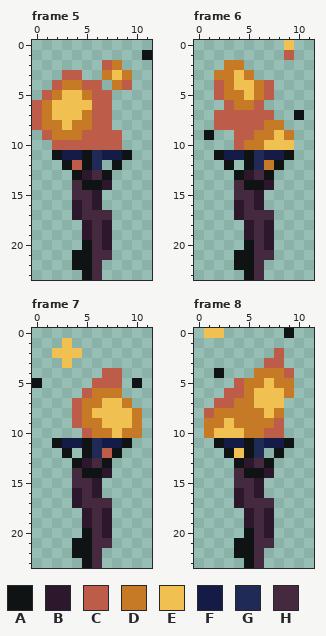
One commit to this pixel-art file: Assets/Sprites/Misc/torch-lamp.ase. This is how it looked before the edit.
12x24 pixels, 12 frames. Shown: frame 5, frame 6, frame 7, frame 8. The commit also changed other frames, which this record leaves out.
Visible layers, top first: "Torch", "Layer 7", "Layer 5", "Layer 4", "Layer 6", "Layer 3", "Layer 8".
Palette (. is transparent): A #0f1314  B #2d172c  C #bd5d49  D #c77a25  E #f0c151  F #151b47  G #1f2a56  H #45293f
Pixels before, frame 5, first column x 0:
 1 ...........A
 2 .......CD...
 3 ...CC..DED..
 4 ..CDDCC.DC..
 5 .CDEEDCC....
 6 CDEEEECC....
 7 CDEEEDCC....
 8 CDDEDDCC....
 9 .CDDDCCCC...
10 ..CCCCCCC...
11 ..AFFAGFFA..
12 ...ACAG.A...
13 ....ABHA....
14 ....HAAB....
15 ....HHB.....
16 ....BHB.....
17 ....BHHH....
18 .....BHB....
19 .....BHB....
20 .....AHB....
21 ....AAHH....
22 ....AAH.....
23 .....AH.....
Pixels before, frame 6, first column x 1:
 0 ........E.
 1 ........C.
 2 ..DD......
 3 .DDED.....
 4 .CDEEDC...
 5 .CDDEDC...
 6 ..CDDC....
 7 .CCCCCC..A
 8 .CCCCCDD..
 9 A..CCDDED.
10 ...CDDEEE.
11 .AFFAGFFA.
12 ..A.AGDA..
13 ...ABHA...
14 ...HAAB...
15 ...HHB....
16 ...BHB....
17 ...BHHH...
18 ....BHB...
19 ....BHB...
20 ....AHB...
21 ...AAHH...
22 ...AAH....
23 ....AH....
Pixels before, frame 7, first column x 0:
 1 ...E.......
 2 ..EEE......
 3 ...E.......
 4 .......CC..
 5 A.....CCC.A
 6 .....CDDD..
 7 ....CDDEED.
 8 ....CDEEEED
 9 ....CDDEEED
10 .....CDDEDD
11 ..AFFAGFFA.
12 ...A.AGCA..
13 ....ABHA...
14 ....HAAB...
15 ....HHB....
16 ....BHB....
17 ....BHHH...
18 .....BHB...
19 .....BHB...
20 .....AHB...
21 ....AAHH...
22 ....AAH....
23 .....AH....
Pixels before, frame 8, first column x 1:
 0 EE......A
 1 .........
 2 .......C.
 3 ......CC.
 4 .A...DDDC
 5 ...CDDEDD
 6 ..CCDEEED
 7 .CCDDEEE.
 8 CDDDDDED.
 9 DDEDDDDC.
10 DEEEDDCC.
11 .AFFAGFFA
12 ..AEAG.A.
13 ...ABHA..
14 ...HAAB..
15 ...HHB...
16 ...BHB...
17 ...BHHH..
18 ....BHB..
19 ....BHB..
20 ....AHB..
21 ...AAHH..
22 ...AAH...
23 ....AH...
Once edited:
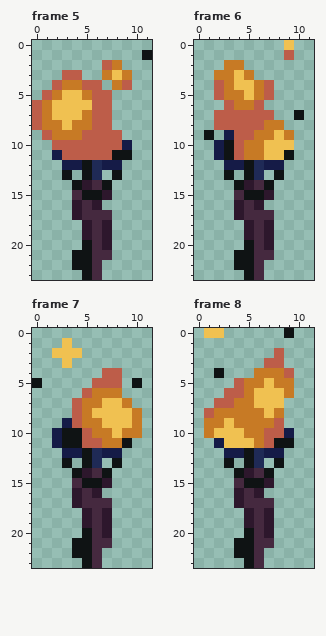
Change:
layer "Torch back" added
Changed rows in their new state; - is an unchanged pixel.
Frame 5, layers "Torch", "Torch back":
first column x 2:
10 -------F
11 FCCCCCA-
12 -FF--FF-
13 -A.AG.A-
14 --ABHA--
15 ---AAB--
Frame 6, layers "Torch", "Torch back":
first column x 2:
 9 -F-----
10 FA-----
11 FACDDEE
12 -FF--FF
13 -A.AG.A
14 --ABHA-
15 ---AAB-
Frame 7, layers "Torch", "Torch back":
first column x 2:
 9 -F-----
10 FAA----
11 FAACCDD
12 -FF--FF
13 -A.AG.A
14 --ABHA-
15 ---AAB-
Frame 8, layers "Torch", "Torch back":
first column x 2:
10 -------F
11 FEEEDCA-
12 -FF--FF-
13 -A.AG.A-
14 --ABHA--
15 ---AAB--
